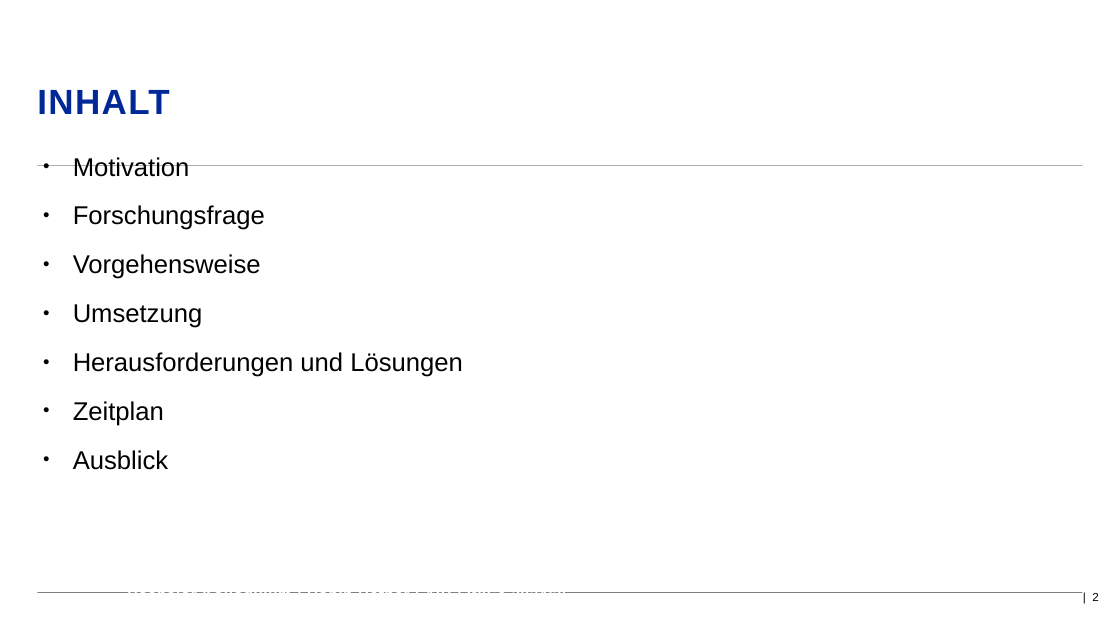
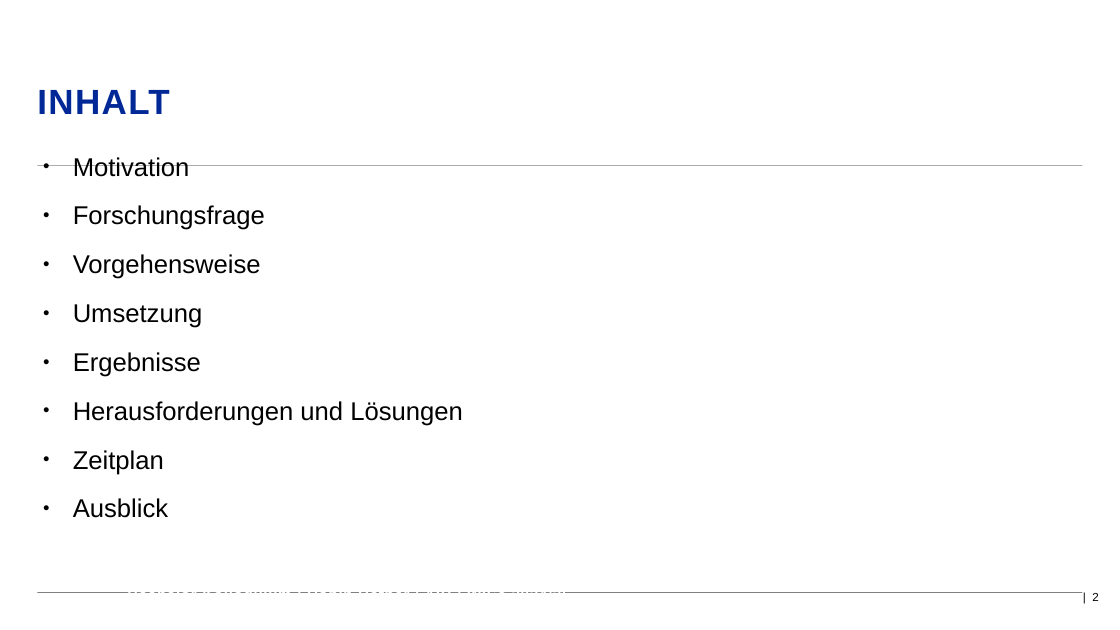
Before and after one commit to D4rkm4n215/Bachelorthesis, a slide deck: slide 2 of Thesis/Kolloquium/Präsentation_Hefner_Robin_206488.odp. Drawn at 1120x630 pixels with LibreOffice and Linux fonts; fonts in the diff are those of the drawing; background and template pictures are left out. Boxes give left, top, right and bottom in pixels: in the first picture for what was removed or moved away, otherwise in the second. Text is boxed around its words. In the diff, an @@ line names an element or a change of style, - is before the commit and + after.

```diff
--- a/Thesis/Kolloquium/Präsentation_Hefner_Robin_206488.odp
+++ b/Thesis/Kolloquium/Präsentation_Hefner_Robin_206488.odp
@@ text at <box>73,352,201,377</box>: paragraph added @@
+● Ergebnisse
```
Also in this commit, not shown: 2 other slides changed, 2 slides added, 6 other files.
